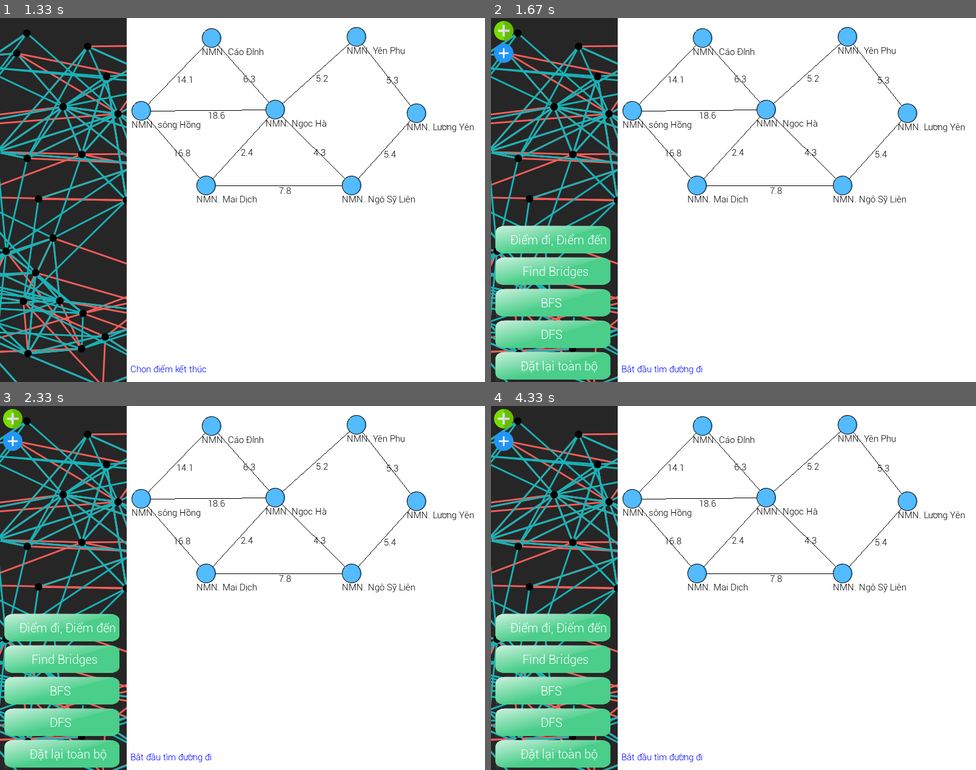
Above: before the commit, frames 1-4 (two rows, left to right).
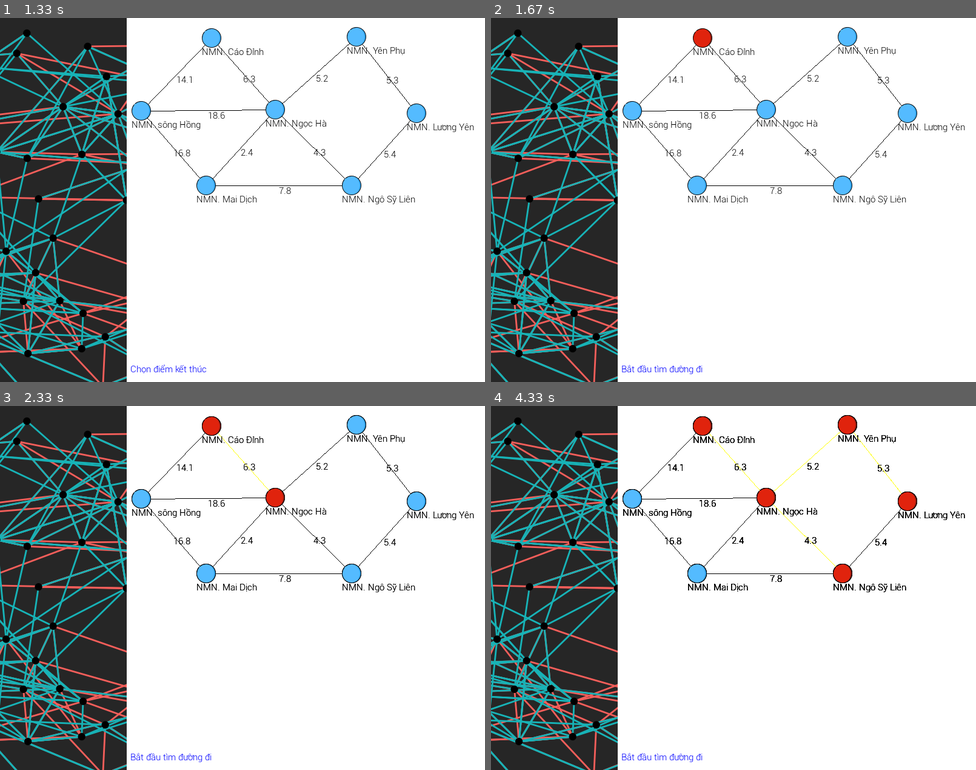
Above: after the commit, the same moments.

Repository: trgkyle/pygame-dijkstra
Game: pygame game, started from main.py
The game is run twice, just before and just after one commit, with the same random seed, the same clock (stepped at 60 frames per second) and the same inputs.
Inputs (mouse positions are in pixels of both pictures, inside the frame that each line leads up to):
- Up to frame 1 (1.33 s): click "Điểm đi, Điểm đến" at 0.38 s; press the mouse at (286, 105) at 0.7 s; move the mouse to (174, 156) at 0.8 s; release the mouse at (63, 207) at 0.93 s; click "NMN. Cáo Đỉnh" at 1.05 s
- Up to frame 2 (1.67 s): click "NMN. Ngô Sỹ Liên" at 1.38 s
- Up to frame 3 (2.33 s): click (155, 471) at 1.72 s
- Up to frame 4 (4.33 s): move the mouse to (908, 671) at 2.5 s; click (908, 671) at 2.7 s; move the mouse to (670, 529) at 3.03 s; click (670, 529) at 3.33 s

Frame 1 is identical in both runs. In frame 2, 9.5% of the frame differs, in the area x 0-46%, y 0-100%; in frame 3, 11%; in frame 4, 11%, in the area x 0-98%, y 0-100%.

Commit message:
init algorithm dijkstra

Diff:
--- a/visualization/GRAPH.py
+++ b/visualization/GRAPH.py
@@ -71,22 +71,25 @@
 
 
 def dijkstra(pointA, pointB, dis, adj):
-    print("start dijkstra")
-    # vis[s] = 1
-    # node_color[s] = color[1]
-    # show_edges()
-    # show_nodes()
-    # pygame.display.update()
-    # pygame.time.delay(200)
-    # for i in range(len(adj[s])):
-    #     if vis[adj[s][i]] != 1:
-    #         yellow_edges.append((s, adj[s][i]))
-    #         yellow_edges.append((adj[s][i], s))
-    #         show_edges()
-    #         show_nodes()
-    #         pygame.display.update()
-    #         pygame.time.delay(200)
-    #         dfs(adj[s][i], vis, adj)
+    node_color[pointA] = color[1]
+    show_edges()
+    show_nodes()
+    show_nodes_name()
+    show_weight_edges()
+    pygame.display.update()
+    pygame.time.delay(500)
+
+    if(pointA == pointB):
+        return
+    for i in range(len(adj[pointA])):
+        if dis[adj[pointA][i]] != 1:
+            yellow_edges.append((pointA, adj[pointA][i]))
+            yellow_edges.append((adj[pointA][i], pointA))
+            show_edges()
+            show_nodes()
+            pygame.display.update()
+            pygame.time.delay(200)
+            dijkstra(adj[pointA][i], pointB, dis, adj)
 
 
 def dfs(s, vis, adj):
